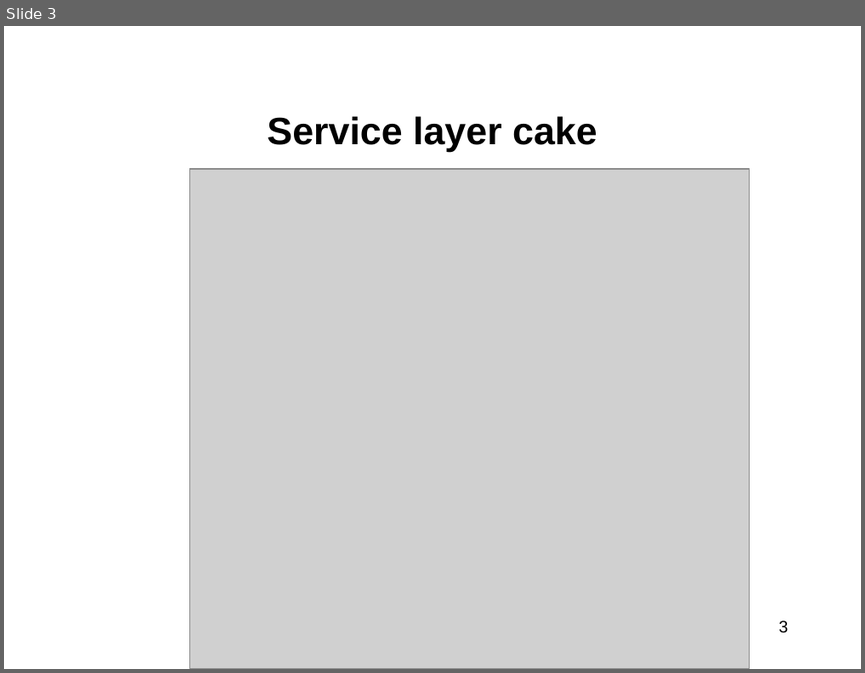
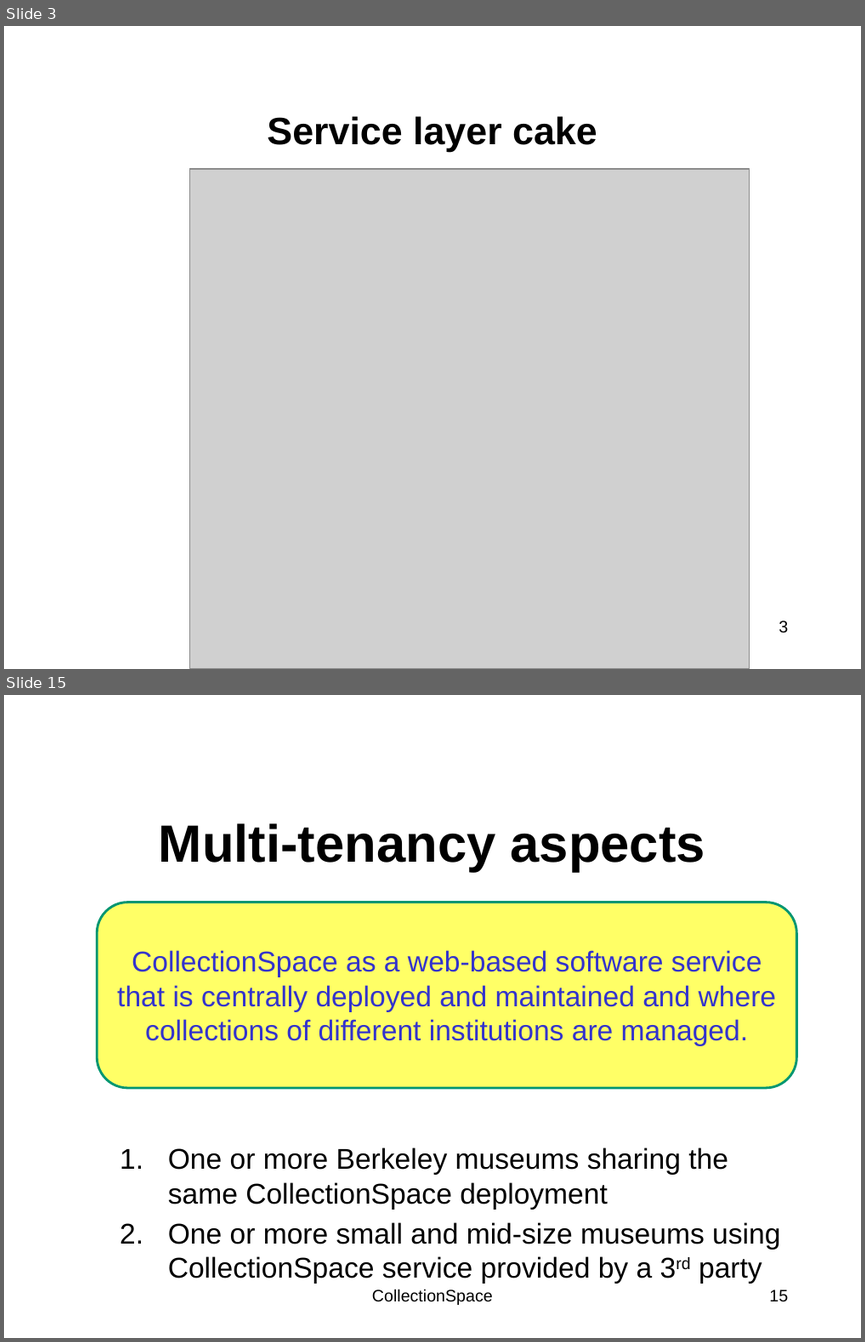
Before and after one commit to walkerart/services, a slide deck: docs/allteam-061409-toronto/Toronto_BehindTheScenes.pptx. Shown one above the other, each under a label of ours: slide 3 before the commit, slides 3 and 15 after it; the slides between them are not shown. The pictures are 865x673 and 865x1342 pixels, drawn with LibreOffice and Linux fonts; fonts in the diff are those of the drawing; grey boxes stand for pictures; background and template pictures are left out. Boxes give left, top, right and bottom in pixels: in the first picture for what was removed or moved away, otherwise in the second. Text is boxed around its words. In the diff, an @@ line names an element or a change of style, - is before the commit and + after.

Commit message:
NOJIRA updates based on team review

```diff
--- a/docs/allteam-061409-toronto/Toronto_BehindTheScenes.pptx
+++ b/docs/allteam-061409-toronto/Toronto_BehindTheScenes.pptx
@@ slide 15 added at (4,695,861,1338), background picture (left out) @@
@@ title added at (159,823,705,872), 44 pt, text #000000, bold @@
+Multi-tenancy aspects
@@ rounded rectangle added at (97,902,796,1089), fill #FFFF66, outline #009771 2 pt, 24 pt, text #3333CC @@
+CollectionSpace as a web-based software service that is centrally deployed and maintained and where collections of different institutions are managed.
@@ text added at (168,1147,780,1283), 24 pt, text #000000 @@
+  1. One or more Berkeley museums sharing the same CollectionSpace deployment
+  2. One or more small and mid-size museums using CollectionSpace service provided by a 3rd party
@@ text added at (372,1288,493,1304), 14 pt, text #000000 @@
+CollectionSpace
@@ page number added at (769,1289,788,1302), 14 pt, text #000000 @@
+15
```
Also in this commit, not shown: 11 slides changed, 1 other slide added, 1 slide removed.
